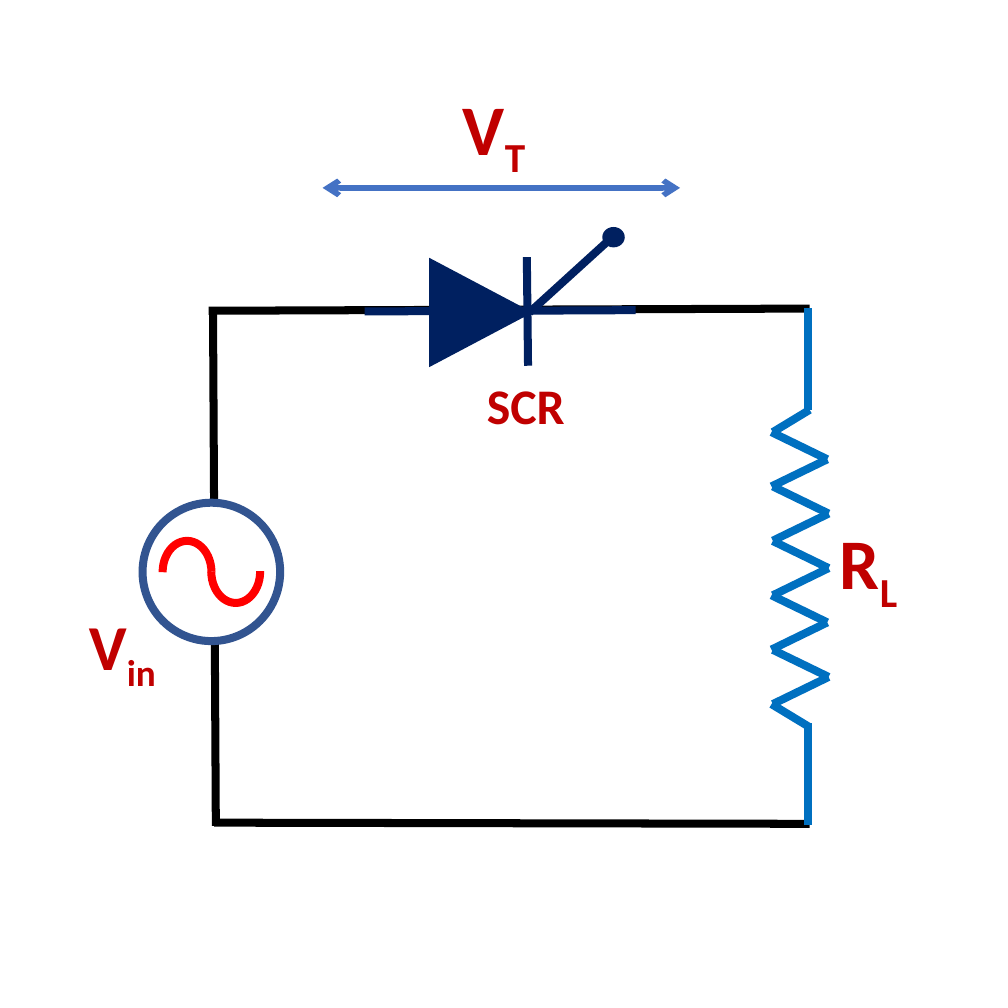
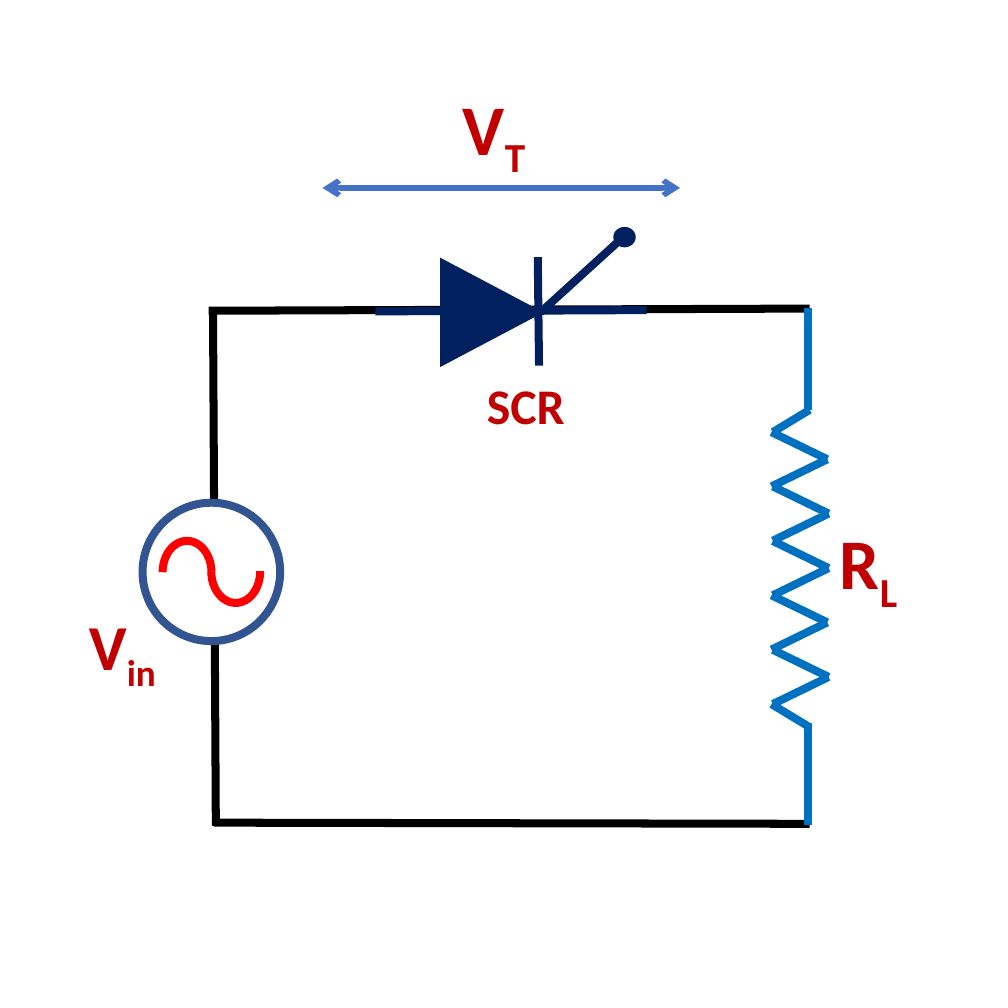
Before and after one commit to suriyamu1/PowerElectronicsLab, a slide deck: slide 1 of Assets/Powerpoints/Quiz images.pptx. Drawn at 1008x1008 pixels with LibreOffice and Linux fonts; fonts in the diff are those of the drawing. Boxes give left, top, right and bottom in pixels: in the first picture for what was removed or moved away, otherwise in the second. Text is boxed around its words. In the diff, an @@ line names an element or a change of style, - is before the commit and + after.

```diff
--- a/Assets/Powerpoints/Quiz images.pptx
+++ b/Assets/Powerpoints/Quiz images.pptx
@@ 3 lines, 1 triangle, 1 ellipse: place and size @@
-3 lines, 1 triangle, 1 ellipse at (365, 228, 637, 366)
+3 lines, 1 triangle, 1 ellipse at (375, 227, 647, 366)
```
Also in this commit, not shown: 4 slides added, 12 other files.
